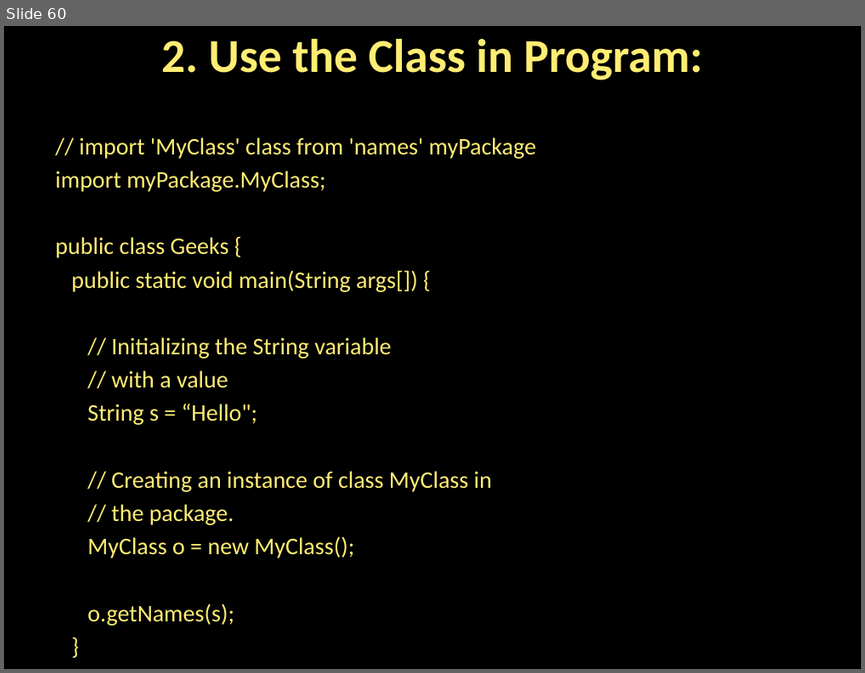
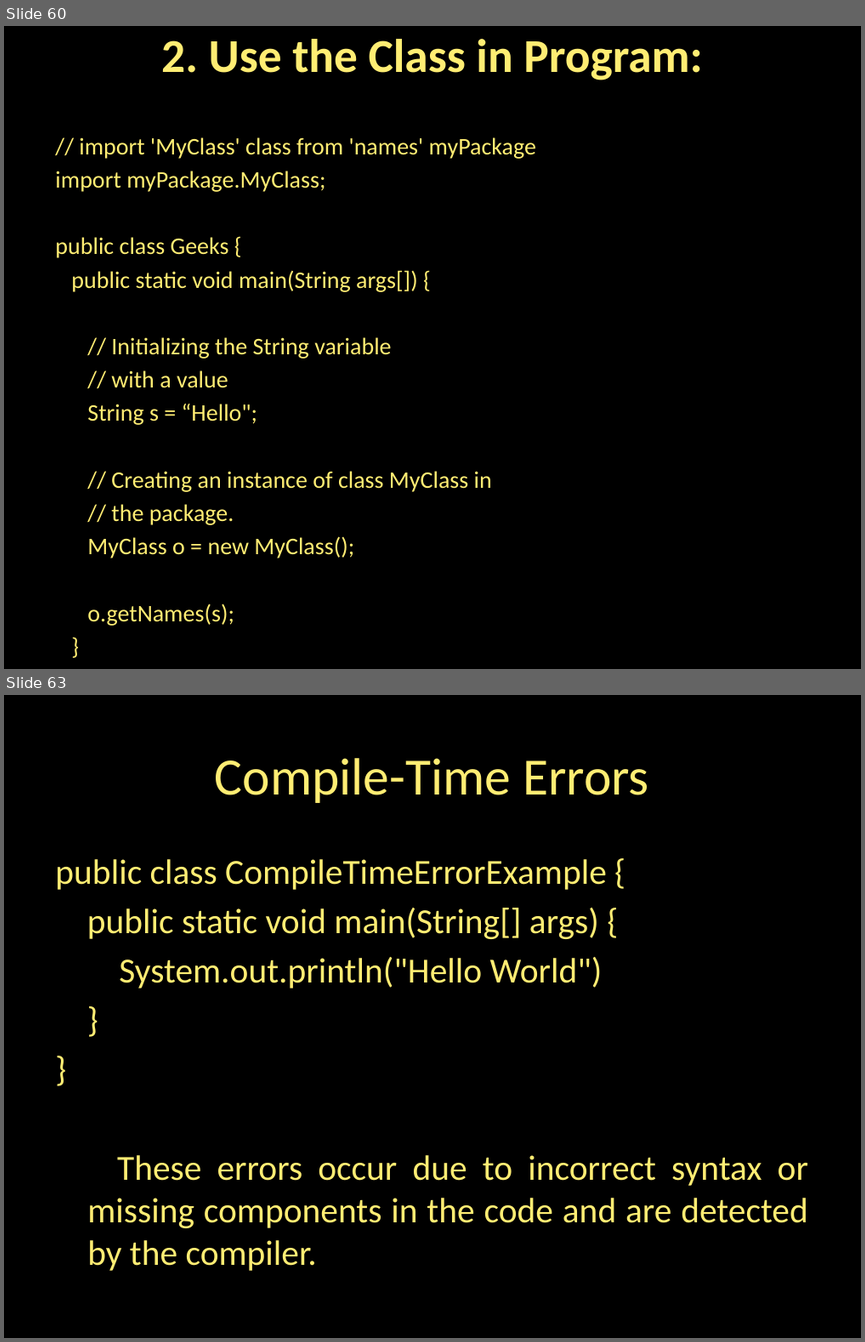
Before and after one commit to NemisRuparel/JAVA_Material, a slide deck: material/Inheritance in JAVA.pptx. Shown one above the other, each under a label of ours: slide 60 before the commit, slides 60 and 63 after it; the slides between them are not shown. The pictures are 865x673 and 865x1342 pixels, drawn with LibreOffice and Linux fonts; fonts in the diff are those of the drawing. Boxes give left, top, right and bottom in pixels: in the first picture for what was removed or moved away, otherwise in the second. Text is boxed around its words. In the diff, an @@ line names an element or a change of style, - is before the commit and + after.

```diff
--- a/material/Inheritance in JAVA.pptx
+++ b/material/Inheritance in JAVA.pptx
@@ slide 63 added at box(4, 695, 861, 1338), background #000000 @@
@@ title added at box(215, 758, 649, 803), 44 pt, text #FFED73 @@
+Compile-Time Errors
@@ text added at box(55, 859, 808, 1270), 29.6 pt, text #FFED73 @@
+public class CompileTimeErrorExample {
+public static void main(String[] args) {
+System.out.println("Hello World")
+}
+}
+These errors occur due to incorrect syntax or missing components in the code and are detected by the compiler.
```
Also in this commit, not shown: 60 other slides added, 4 other files.
